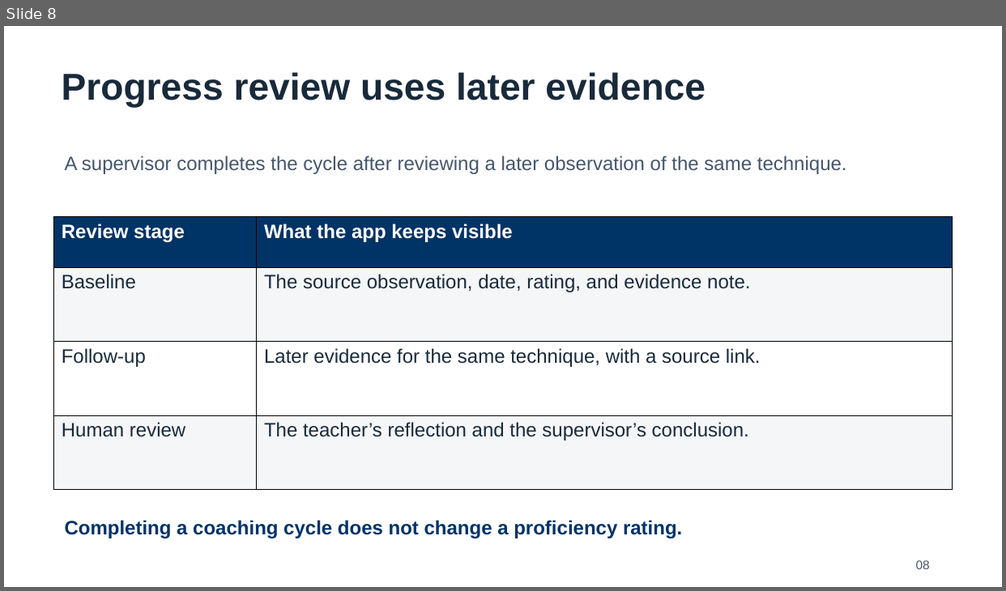
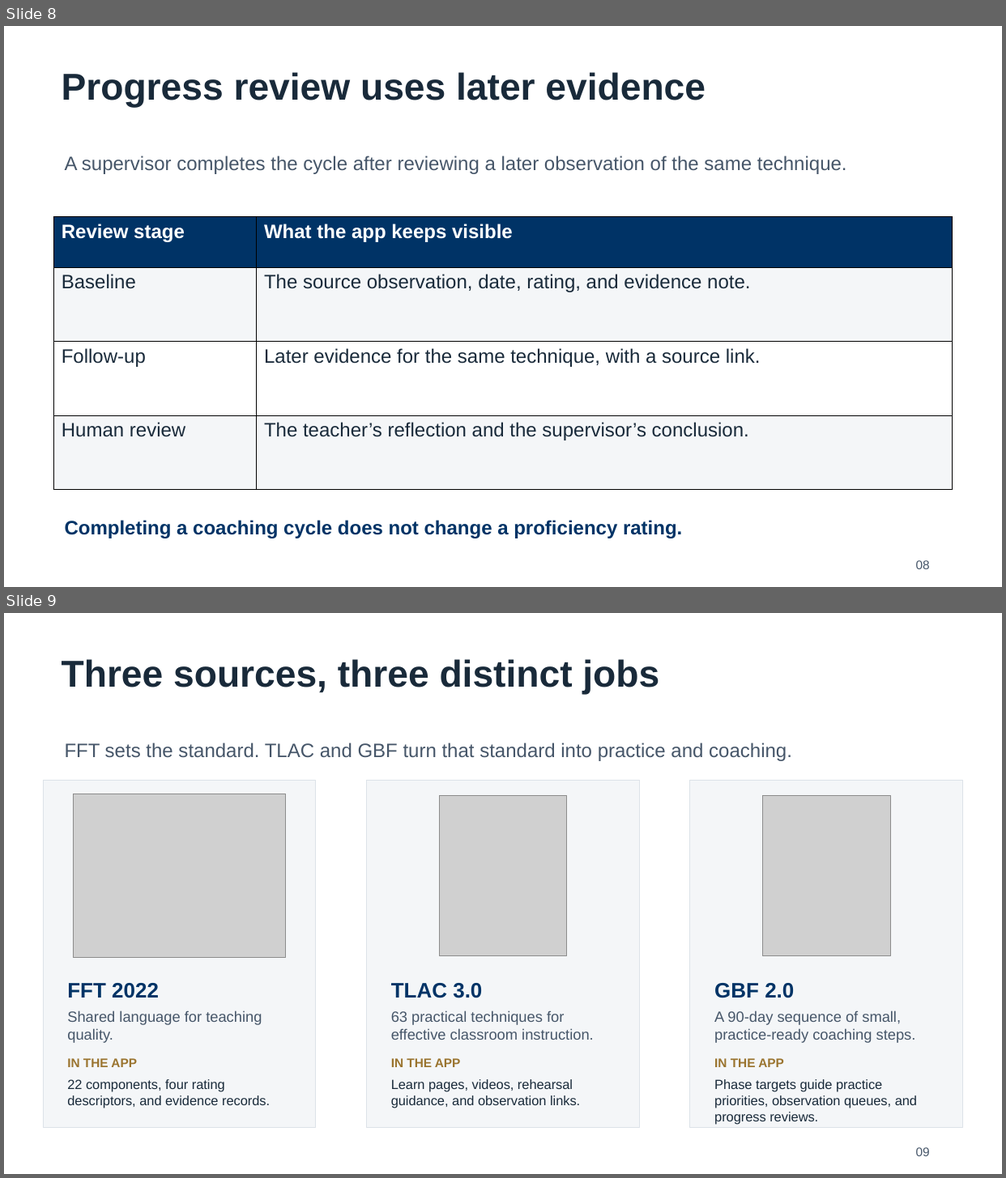
Before and after one commit to bodangren/ra-math-advantage, a slide deck: outputs/danielson-slt_20260907/output/HDKWA-Danielson-SLT-Feature-Review-Final.pptx. Shown one above the other, each under a label of ours: slide 8 before the commit, slides 8 and 9 after it. The pictures are 1006x591 and 1006x1178 pixels, drawn with LibreOffice and Linux fonts; fonts in the diff are those of the drawing; grey boxes stand for pictures. Boxes give left, top, right and bottom in pixels: in the first picture for what was removed or moved away, otherwise in the second. Text is boxed around its words. In the diff, an @@ line names an element or a change of style, - is before the commit and + after.

Commit message:
docs(danielson): add source covers to SLT deck

```diff
--- a/outputs/danielson-slt_20260907/output/HDKWA-Danielson-SLT-Feature-Review-Final.pptx
+++ b/outputs/danielson-slt_20260907/output/HDKWA-Danielson-SLT-Feature-Review-Final.pptx
@@ slide 9 added at box(4, 613, 1002, 1174), background #FFFFFF @@
@@ text added at box(62, 659, 659, 694), 36 pt, text #192A3A, bold @@
+Three sources, three distinct jobs
@@ text added at box(65, 743, 792, 761), 18.8 pt, text #465669 @@
+FFT sets the standard. TLAC and GBF turn that standard into practice and coaching.
@@ rectangle added at box(43, 781, 316, 1128), fill #F4F6F8, outline #DCE2E8 0.75 pt @@
@@ rectangle added at box(366, 781, 640, 1128), fill #F4F6F8, outline #DCE2E8 0.75 pt @@
@@ rectangle added at box(691, 781, 964, 1128), fill #F4F6F8, outline #DCE2E8 0.75 pt @@
@@ picture added at box(74, 794, 286, 958) @@
@@ picture added at box(439, 796, 567, 956) @@
@@ picture added at box(763, 796, 891, 956) @@
@@ text added at box(67, 983, 159, 999), 20.2 pt, text #003366, bold @@
+FFT 2022
@@ text added at box(391, 983, 482, 999), 20.2 pt, text #003366, bold @@
+TLAC 3.0
@@ text added at box(714, 983, 794, 999), 20.2 pt, text #003366, bold @@
+GBF 2.0
@@ text added at box(67, 1011, 262, 1043), 14.2 pt, text #465669 @@
+Shared language for teaching quality.
@@ text added at box(391, 1011, 594, 1040), 14.2 pt, text #465669 @@
+63 practical techniques for effective classroom instruction.
@@ text added at box(714, 1011, 916, 1043), 14.2 pt, text #465669 @@
+A 90-day sequence of small, practice-ready coaching steps.
@@ text added at box(67, 1059, 137, 1067), 12 pt, text #9A742F, bold @@
+IN THE APP
@@ text added at box(391, 1059, 461, 1067), 12 pt, text #9A742F, bold @@
+IN THE APP
@@ text added at box(714, 1059, 784, 1067), 12 pt, text #9A742F, bold @@
+IN THE APP
@@ text added at box(67, 1080, 270, 1109), 12.8 pt, text #192A3A @@
+22 components, four rating descriptors, and evidence records.
@@ text added at box(391, 1080, 580, 1109), 12.8 pt, text #192A3A @@
+Learn pages, videos, rehearsal guidance, and observation links.
@@ text added at box(714, 1080, 917, 1124), 12.8 pt, text #192A3A @@
+Phase targets guide practice priorities, observation queues, and progress reviews.
@@ text added at box(916, 1148, 930, 1157), 12 pt, text #465669 @@
+09
```
Also in this commit, not shown: 8 slides changed, 4 other files.
